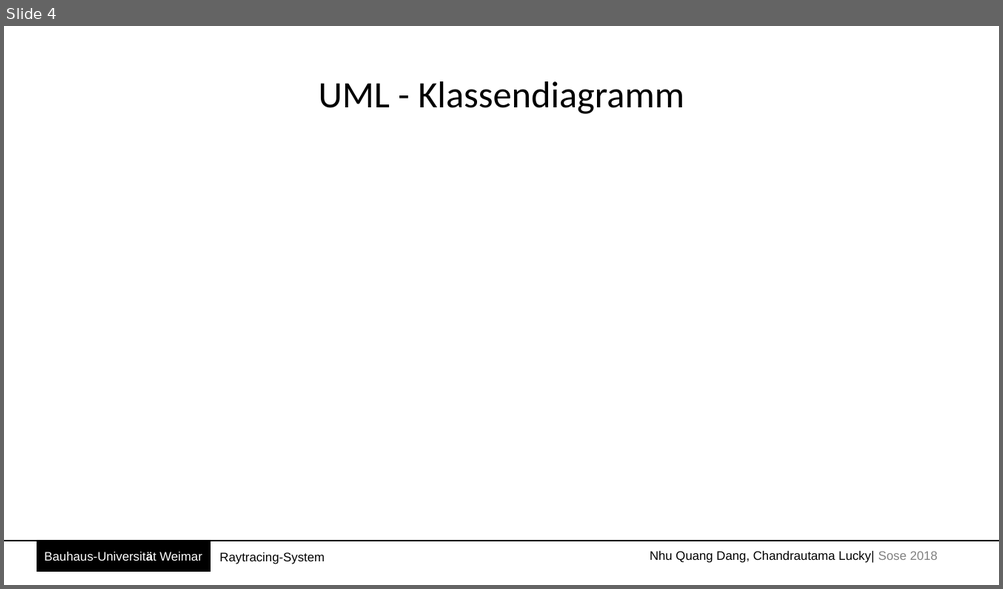
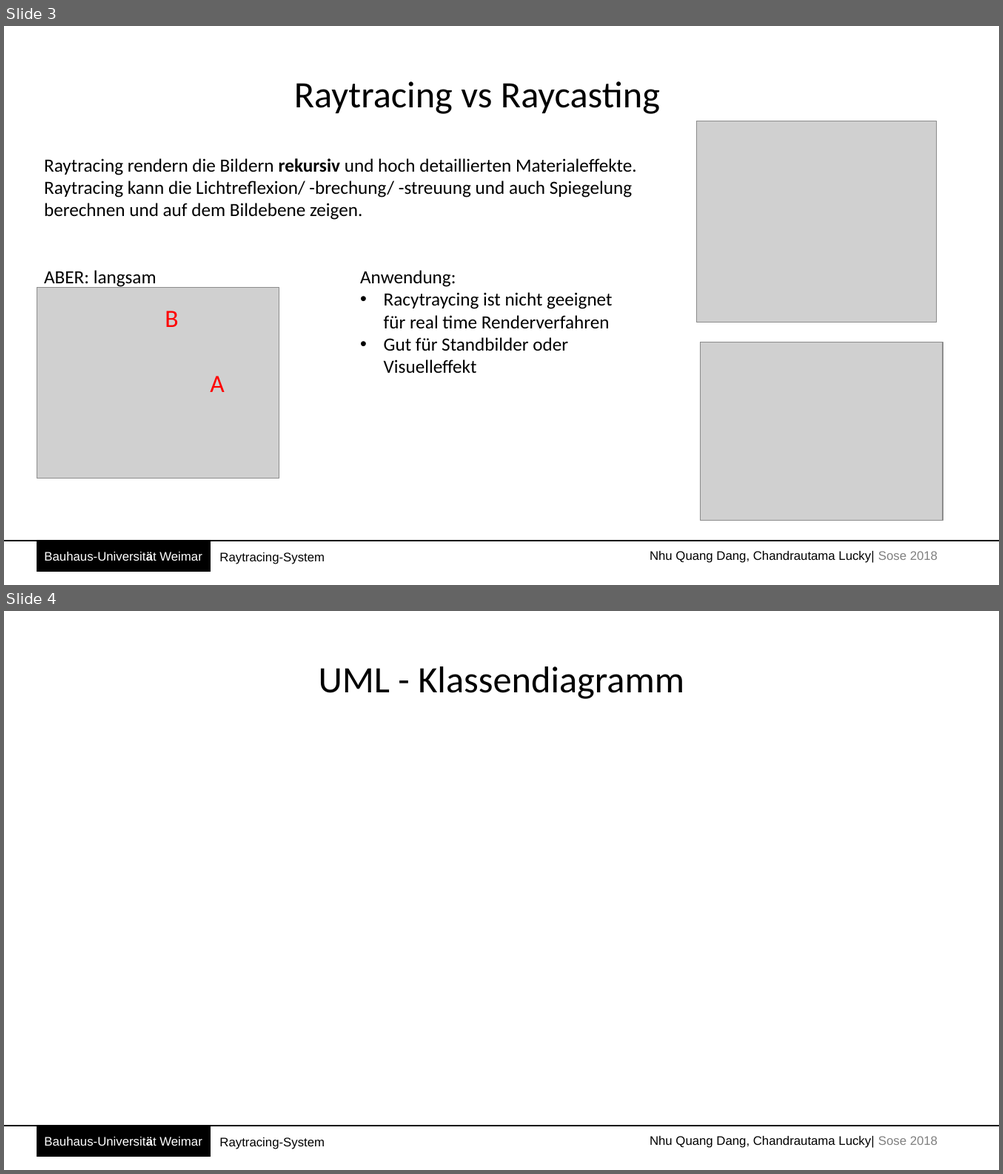
Before and after one commit to Batshaw/Coorp, a slide deck: Prasentation/raytracing.pptx. Shown one above the other, each under a label of ours: slide 4 before the commit, slides 3 and 4 after it. The pictures are 1003x589 and 1003x1174 pixels, drawn with LibreOffice and Linux fonts; fonts in the diff are those of the drawing; grey boxes stand for pictures. Boxes give left, top, right and bottom in pixels: in the first picture for what was removed or moved away, otherwise in the second. Text is boxed around its words. In the diff, an @@ line names an element or a change of style, - is before the commit and + after.

```diff
--- a/Prasentation/raytracing.pptx
+++ b/Prasentation/raytracing.pptx
@@ slide 3 added at box(4, 26, 999, 585), background #FFFFFF @@
@@ text added at box(294, 82, 660, 114), 36 pt, text #000000 @@
+Raytracing vs Raycasting
@@ picture added at box(697, 121, 936, 323) @@
@@ text added at box(44, 158, 637, 288), 18 pt, text #000000 @@
+Raytracing rendern die Bildern rekursiv und hoch detaillierten Materialeffekte.
+Raytracing kann die Lichtreflexion/ -brechung/ -streuung und auch Spiegelung berechnen und auf dem Bildebene zeigen.
+ABER: langsam
@@ picture added at box(37, 288, 279, 478) @@
@@ text added at box(360, 270, 612, 374), 18 pt, text #000000 @@
+Anwendung:
+• Racytraycing ist nicht geeignet für real time Renderverfahren
+• Gut für Standbilder oder Visuelleffekt
@@ text added at box(165, 311, 178, 327), 24 pt, text #FF0000 @@
+B
@@ picture added at box(700, 342, 942, 520) @@
@@ text added at box(210, 376, 224, 392), 24 pt, text #FF0000 @@
+A
@@ line added from (4, 541) to (999, 541), #000000 1.5 pt @@
@@ rectangle added at box(37, 542, 210, 571), fill #000000, outline #000000 1 pt, 12 pt, text #FFFFFF @@
+Bauhaus-Universität Weimar
@@ text added at box(219, 553, 324, 565), 12 pt, text #000000 @@
+Raytracing-System
@@ text added at box(649, 551, 937, 563), 12 pt, text #000000 @@
+Nhu Quang Dang, Chandrautama Lucky| Sose 2018
```
Also in this commit, not shown: 3 slides changed, 6 other slides added, 1 slide removed, 23 other files.
